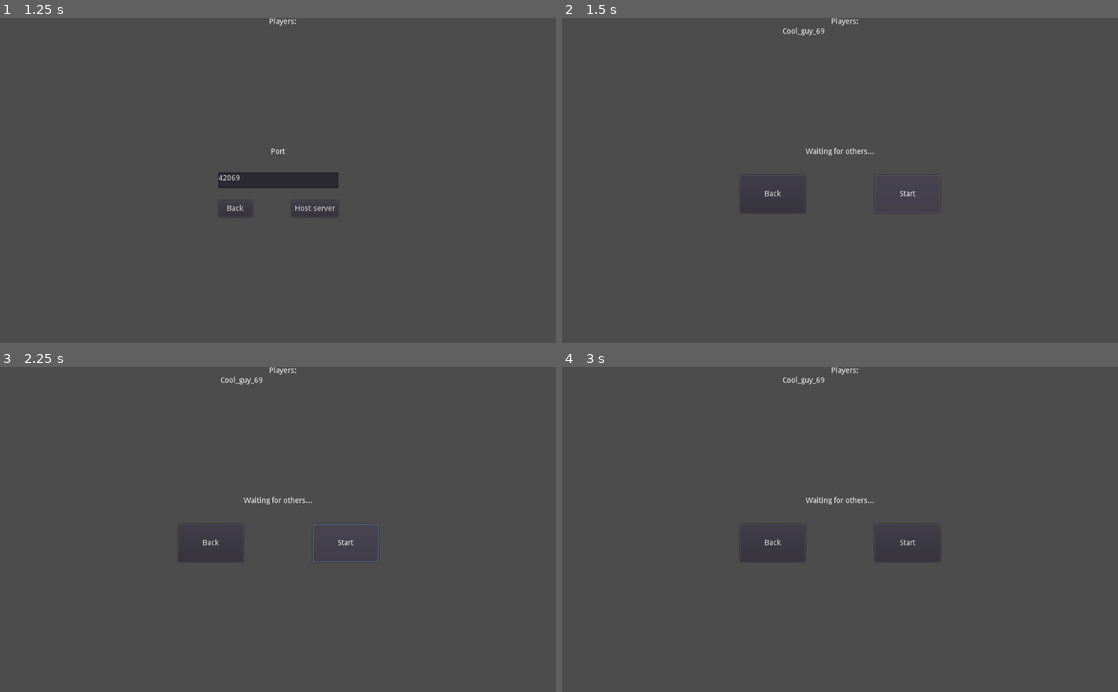
Above: before the commit, frames 1-4 (two rows, left to right).
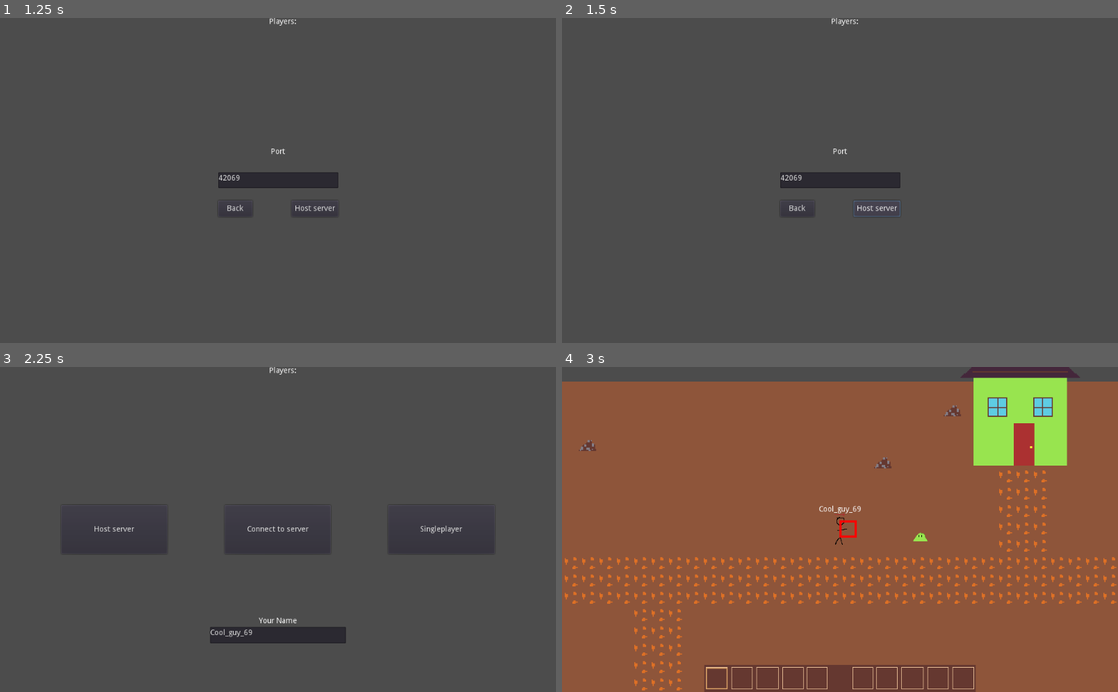
Above: after the commit, the same moments.

Repository: ToxicGLaDOS/cavetown
Game: Godot game, scene res://server_selection_ui.tscn
Two runs of this game, one before a commit and one after it. Both use one fixed random seed, a clock stepped at 60 frames per second and the inputs below. Before the commit the project starts from res://server_selection.tscn.
Inputs (mouse positions are in pixels of both pictures, inside the frame that each line leads up to):
- Up to frame 1 (1.25 s): click "Host server" at 0.5 s
- Up to frame 2 (1.5 s): click "Host server" at 1.25 s
- Up to frame 3 (2.25 s): click "Start" (after the commit: "Back") at 2 s
- Up to frame 4 (3 s): click (1001, 529) at 2.75 s, where only the run after the commit has a clickable "Singleplayer"

Frame 1 is identical in both runs. In frame 2, 1.3% of the frame differs, in the area x 32-64%, y 2-62%; in frame 3, 1.9%; in frame 4, 96%, in the area x 0-100%, y 0-100%.

Commit message:
Handle case where server can't be started

Diff:
--- a/hosting_gui.gd
+++ b/hosting_gui.gd
@@ -30,10 +30,17 @@
     lobby = get_node(lobby_path)
     hosting_options = get_node(hosting_options_path)
 
-    host_button.connect("pressed", self, "emit_signal", ["host_server"])
     back_button.connect("pressed", self, "emit_signal", ["stop_hosting"])
     close_button.connect("pressed", self, "emit_signal", ["close_scene"])
     start_button.connect("pressed", self, "emit_signal", ["start_game"])
+
+func _on_host_button_pressed():
+    var error = NetworkManager.host_server(get_port())
+    if not error:
+        emit_signal("host_server")
+        show_hosting()
+    else:
+        print("Couldn't host server: error code %s" % error as String)
 
 func get_port():
     return port_input.text as int
--- a/hosting_gui.tscn
+++ b/hosting_gui.tscn
@@ -150,4 +150,4 @@
 text = "Host server"
 
 [connection signal="pressed" from="Lobby/ButtonsHBox/BackButton" to="." method="show_hosting_options"]
-[connection signal="pressed" from="HostingOptions/ButtonsHBox/HostButton" to="." method="show_hosting"]
+[connection signal="pressed" from="HostingOptions/ButtonsHBox/HostButton" to="." method="_on_host_button_pressed"]
--- a/networking_manager.gd
+++ b/networking_manager.gd
@@ -1,9 +1,8 @@
 extends Node
 
-export(NodePath) var server_ui_path
-export(PackedScene) var main_scene
-export(PackedScene) var player_scene
-export(PackedScene) var server_selection_scene
+var main_scene
+var player_scene
+var server_selection_scene
 
 var server_ui: Node
 const MAX_PLAYERS = 4
@@ -14,7 +13,10 @@
     get_tree().connect("connected_to_server", self, "_connected_ok")
     get_tree().connect("connection_failed", self, "_connected_fail")
     get_tree().connect("server_disconnected", self, "_server_disconnected")
-    server_ui = get_node(server_ui_path)
+    server_ui = get_node("/root/ServerSelection")
+    main_scene = load("res://main.tscn")
+    player_scene = load("res://player/player.tscn")
+    server_selection_scene = load("res://server_selection_ui.tscn")
 
     # TODO: Negotiate with the server over a seed when connecting
     # instead of having the same one every time
@@ -34,8 +36,10 @@
 
 func host_server(port: int):
     var peer = WebSocketServer.new()
-    peer.listen(port, PoolStringArray(), true)
-    get_tree().set_network_peer(peer)
+    var error = peer.listen(port, PoolStringArray(), true)
+    if not error:
+        get_tree().set_network_peer(peer)
+    return error
 
 func connect_to_server(ip_address: String, port: int):
     # We only use websockets so that native clients
@@ -83,7 +87,6 @@
     if not is_instance_valid(server_ui):
         server_ui = server_selection_scene.instance()
         add_child(server_ui)
-        server_ui.network_manager = self
 
     server_ui.show_no_scenes()
     server_ui.show_return_to_server_selection_scene("Server disconnected us :(")
--- a/project.godot
+++ b/project.godot
@@ -21,7 +21,11 @@
 [application]
 
 config/name="cavetown"
-run/main_scene="res://server_selection.tscn"
+run/main_scene="res://server_selection_ui.tscn"
+
+[autoload]
+
+NetworkManager="*res://networking_manager.gd"
 
 [global]
 
--- a/server_selection_ui.tscn
+++ b/server_selection_ui.tscn
@@ -4,14 +4,13 @@
 [ext_resource path="res://connect_options.tscn" type="PackedScene" id=2]
 [ext_resource path="res://hosting_gui.tscn" type="PackedScene" id=3]
 
-[node name="Canvas" type="CanvasLayer"]
+[node name="ServerSelection" type="CanvasLayer"]
 script = ExtResource( 1 )
 connect_gui_root_path = NodePath("ReferenceRect/ConnectGui")
 host_info_root_path = NodePath("ReferenceRect/HostingGui")
 host_or_connect_root_path = NodePath("ReferenceRect/HostOrConnectHBox")
 back_button_path = NodePath("ReferenceRect/HostingGui/ButtonsHBox/BackButton")
 name_input_root_path = NodePath("ReferenceRect/NameVBox")
-network_manager_path = NodePath("..")
 players_list_path = NodePath("ReferenceRect/PlayersListVBox/PlayersListLabel")
 
 [node name="ReferenceRect" type="ReferenceRect" parent="."]
--- a/server_ui_manager.gd
+++ b/server_ui_manager.gd
@@ -7,7 +7,6 @@
 export(NodePath) var host_or_connect_root_path
 export(NodePath) var back_button_path
 export(NodePath) var name_input_root_path
-export(NodePath) var network_manager_path
 export(NodePath) var players_list_path
 
 var host_or_connect_root: Control
@@ -16,7 +15,6 @@
 var host_button: Button
 var connect_button: Button
 var name_input_root: Control
-var network_manager: Node
 var players_list: Label
 
 # Called when the node enters the scene tree for the first time.
@@ -25,7 +23,6 @@
     host_info_root = get_node(host_info_root_path)
     connect_gui_root = get_node(connect_gui_root_path)
     name_input_root = get_node(name_input_root_path)
-    network_manager = get_node(network_manager_path)
     players_list = get_node(players_list_path)
 
 func show_no_scenes():
@@ -52,23 +49,20 @@
     clear_peers_list()
 
 func _host_server():
-    show_no_scenes()
-    show_hosting_options_scene()
     add_player_to_list(get_name())
-    network_manager.set_player_name(get_name())
-    network_manager.host_server(host_info_root.get_port())
+    NetworkManager.set_player_name(get_name())
 
 func _on_host_button_pressed():
     show_no_scenes()
     show_hosting_options_scene()
 
 func connect_to_server():
-    network_manager.set_player_name(get_name())
+    NetworkManager.set_player_name(get_name())
     name_input_root.visible = false
 
     var ip_address = connect_gui_root.get_ip()
     var port = connect_gui_root.get_port()
-    network_manager.connect_to_server(ip_address, port)
+    NetworkManager.connect_to_server(ip_address, port)
 
 func _on_connect_to_server_button_pressed():
     print("Pressed connect")
@@ -78,7 +72,7 @@
 func disconnect_from_network():
     print("Disconnect from server")
     clear_peers_list()
-    network_manager.disconnect_from_network()
+    NetworkManager.disconnect_from_network()
     name_input_root.visible = true
 
 func return_to_main_scene():
@@ -87,13 +81,13 @@
     show_host_or_connect_scene()
 
 func _on_singleplayer_button_pressed():
-    var world = network_manager.load_world()
+    var world = NetworkManager.load_world()
     var player = world.get_node("Player")
     player.set_name_label(get_name())
     queue_free()
 
 func start_game():
-    network_manager.start_multiplayer_game()
+    NetworkManager.start_multiplayer_game()
 
 func clear_peers_list():
     players_list.text = ""
